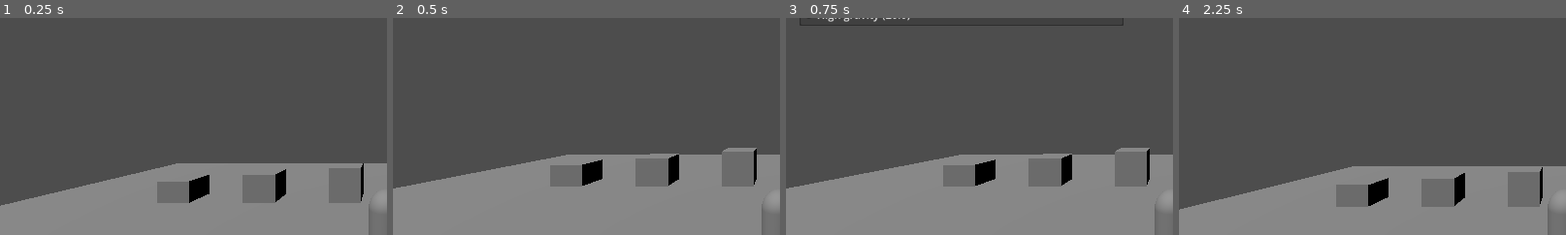
Above: before the commit, frames 1-4 (left to right).
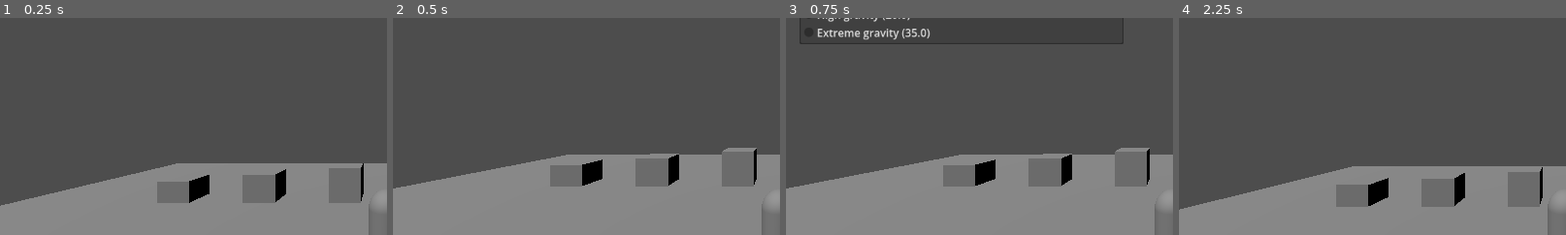
Above: after the commit, the same moments.

Repository: ishcheema/Circa-Gravity-Research
Game: Godot game, scene res://main.tscn
The game is run twice, just before and just after one commit, with the same random seed, the same clock (stepped at 60 frames per second) and the same inputs.
Inputs:
- Up to frame 1 (0.25 s): no input
- Up to frame 2 (0.5 s): no input
- Up to frame 3 (0.75 s): click "Normal gravity (9.8)" at 0.5 s
- Up to frame 4 (2.25 s): click "Normal gravity (9.8)" at 1.25 s; click "Reset Player" at 2 s
The pictures show only the part of the screen within x 0-50%, y 28-78%; the shares and areas given below are measured in that part.

Frames 1-2 are identical in both runs. In frame 3, 1.1% of the frame differs, in the area x 3-88%, y 3-13%; in frame 4, nothing differs.

Commit message:
Add extreme gravity simulation option

Diff:
--- a/main.gd
+++ b/main.gd
@@ -99,6 +99,7 @@
 	choices.add_item("Low gravity (3.0)")
 	choices.add_item("Normal gravity (9.8)")
 	choices.add_item("High gravity (20.0)")
+	choices.add_item("Extreme gravity (35.0)")
 	choices.select(1)
 	choices.item_selected.connect(_change_gravity)
 	panel.add_child(choices)
@@ -115,7 +116,7 @@
 	_update_label()
 
 func _change_gravity(index: int) -> void:
-	var values := [3.0, 9.8, 20.0]
+	var values := [3.0, 9.8, 20.0, 35.0]
 	gravity_strength = values[index]
 	_update_label()
 
